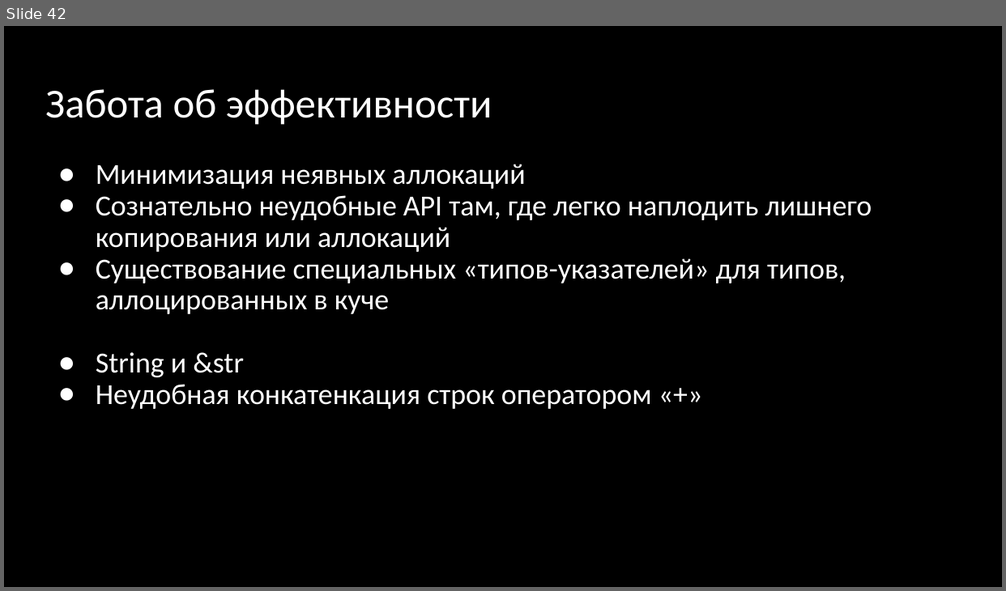
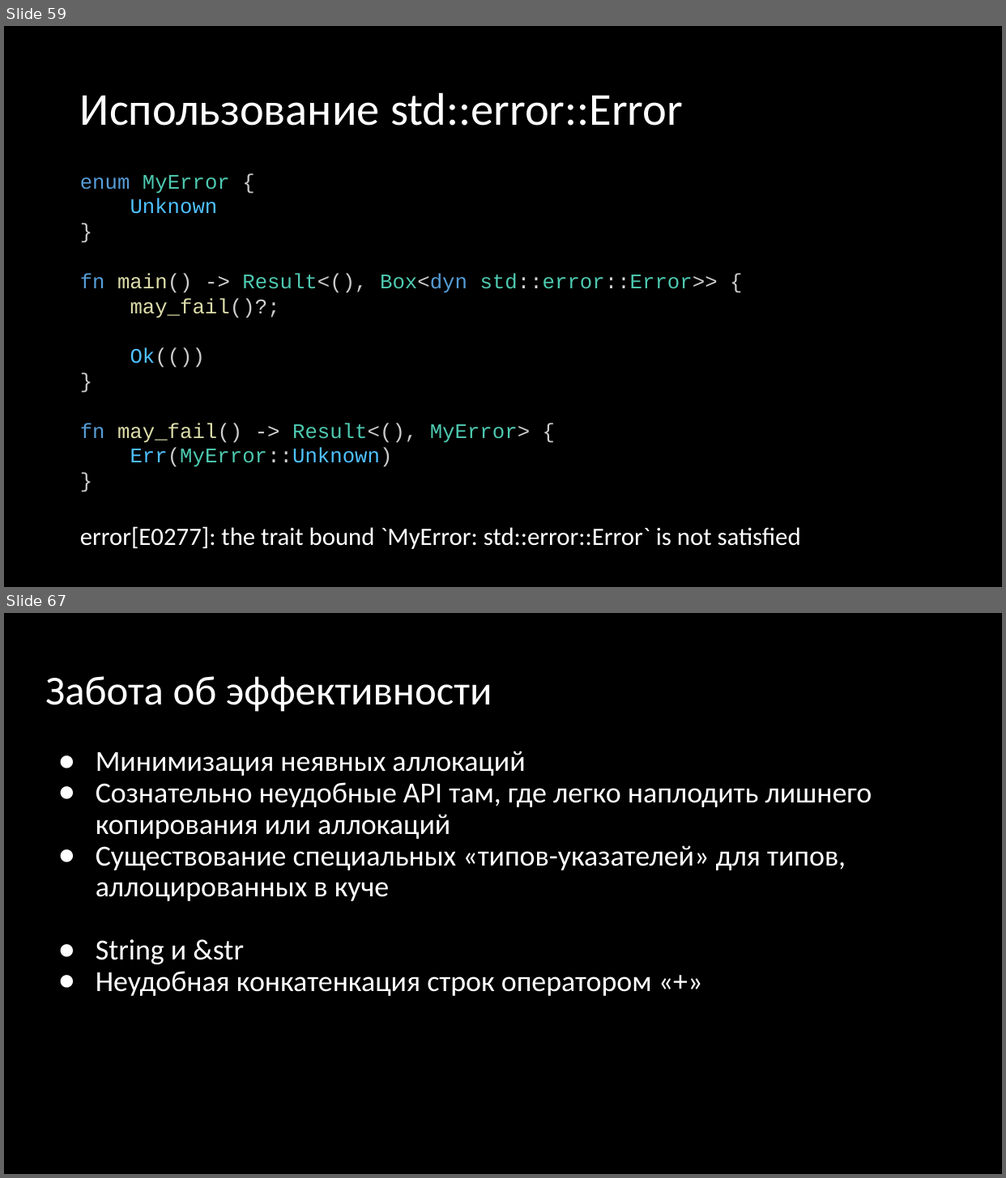
Before and after one commit to Gordon01/learn-rust, a slide deck: keynotes/Rust 2024.pptx. Shown one above the other, each under a label of ours: slide 42 before the commit, slides 59 and 67 after it; the slides between them are not shown. The pictures are 1006x591 and 1006x1178 pixels, drawn with LibreOffice and Linux fonts; fonts in the diff are those of the drawing. Boxes give left, top, right and bottom in pixels: in the first picture for what was removed or moved away, otherwise in the second. Text is boxed around its words. In the diff, an @@ line names an element or a change of style, - is before the commit and + after.

```diff
--- a/keynotes/Rust 2024.pptx
+++ b/keynotes/Rust 2024.pptx
@@ slide 59 added at (4,26,1002,587), background #000000 @@
@@ title added at (80,92,683,126), 44 pt, text #FFFFFF @@
+Использование std::error::Error
@@ text added at (80,175,718,467), 20 pt, text #4EC9B0 @@
+enum MyError {
+Unknown
+}
+fn main() -> Result<(), Box<dyn std::error::Error>> {
+may_fail()?;
+Ok(())
+}
+fn may_fail() -> Result<(), MyError> {
+Err(MyError::Unknown)
+}
@@ text added at (80,527,801,549), 24 pt, text #FFFFFF @@
+error[E0277]: the trait bound `MyError: std::error::Error` is not satisfied
@@ what was slide 42 is now slide 67 @@
```
Also in this commit, not shown: 24 other slides added, 9 other files.
